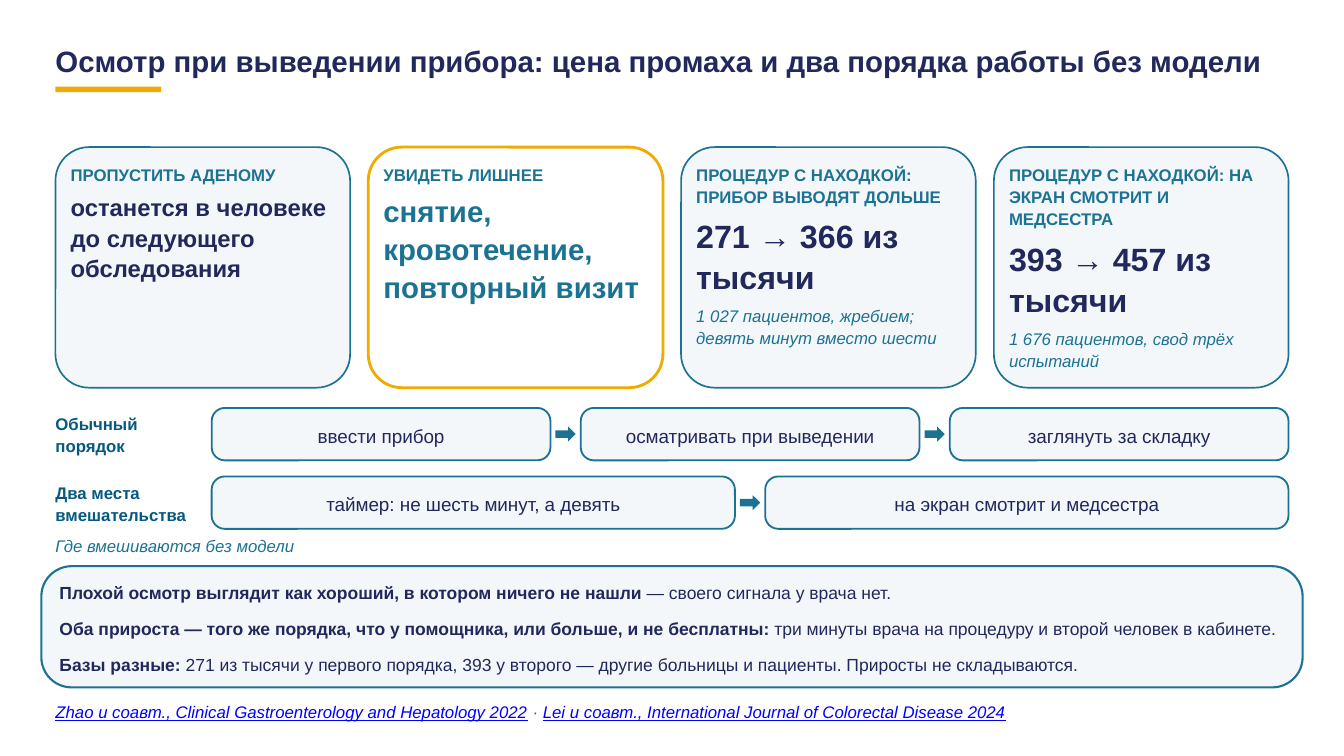
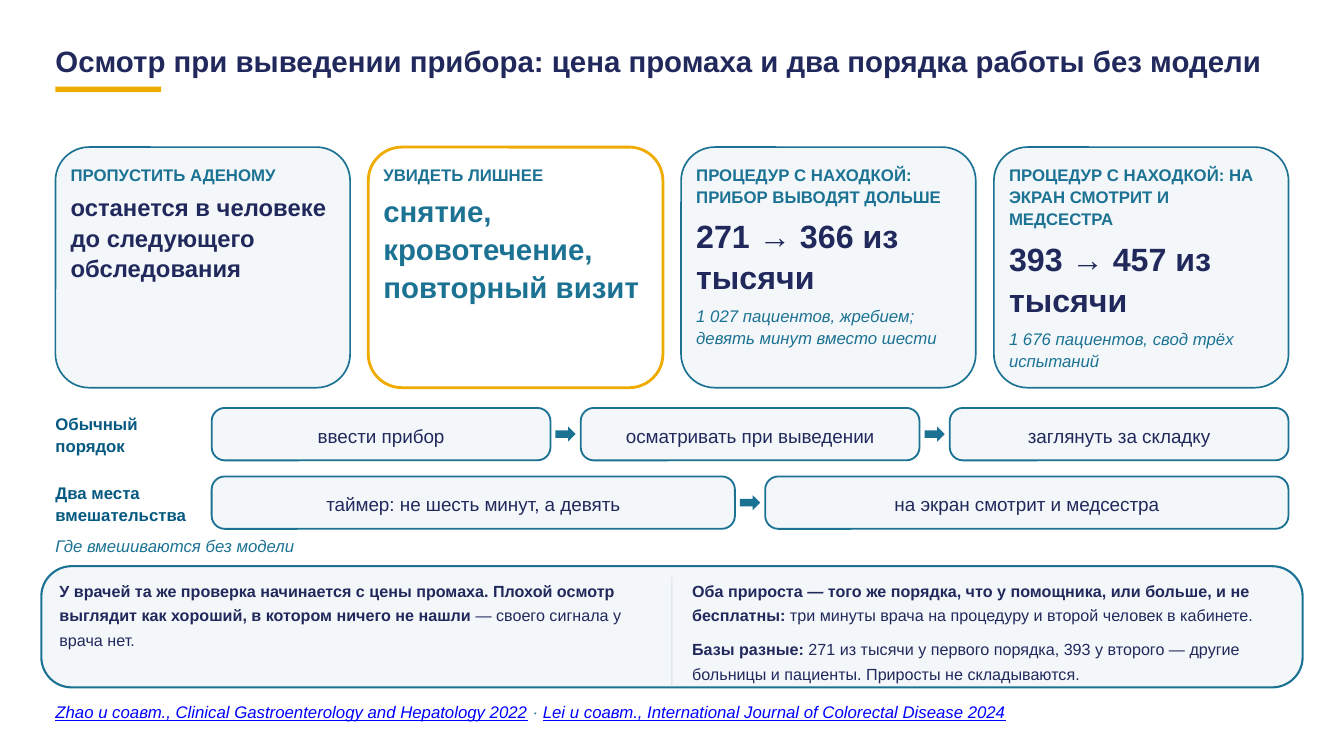
Before and after one commit to tellina-study/AI-usage-lessons, a slide deck: slide 74 of library/lectures/lec-07/rework/deck/lec-07-karkas.pptx (slide 76 before the commit). Drawn at 1344x756 pixels with LibreOffice and Linux fonts; fonts in the diff are those of the drawing. Boxes give left, top, right and bottom in pixels: in the first picture for what was removed or moved away, otherwise in the second. Text is boxed around its words. In the diff, an @@ line names an element or a change of style, - is before the commit and + after.

```diff
--- a/library/lectures/lec-07/rework/deck/lec-07-karkas.pptx
+++ b/library/lectures/lec-07/rework/deck/lec-07-karkas.pptx
@@ text at <box>59,585,621,649</box>: text changed; size 12.5 to 11.5 pt; bold on @@
-Плохой осмотр выглядит как хороший, в котором ничего не нашли — своего сигнала у врача нет.
-Оба прироста — того же порядка, что у помощника, или больше, и не бесплатны: три минуты врача на процедуру и второй человек в кабинете.
-Базы разные: 271 из тысячи у первого порядка, 393 у второго — другие больницы и пациенты. Приросты не складываются.
+У врачей та же проверка начинается с цены промаха. Плохой осмотр выглядит как хороший, в котором ничего не нашли — своего сигнала у врача нет.
@@ rectangle added at <box>671,577,673,687</box>, fill #D9E2EC @@
@@ text added at <box>692,585,1253,684</box>, 11.5 pt, text #21295C @@
+Оба прироста — того же порядка, что у помощника, или больше, и не бесплатны: три минуты врача на процедуру и второй человек в кабинете.
+Базы разные: 271 из тысячи у первого порядка, 393 у второго — другие больницы и пациенты. Приросты не складываются.
```
Also in this commit, not shown: 10 other slides changed, 2 slides added, 8 slides removed, 39 other files.
